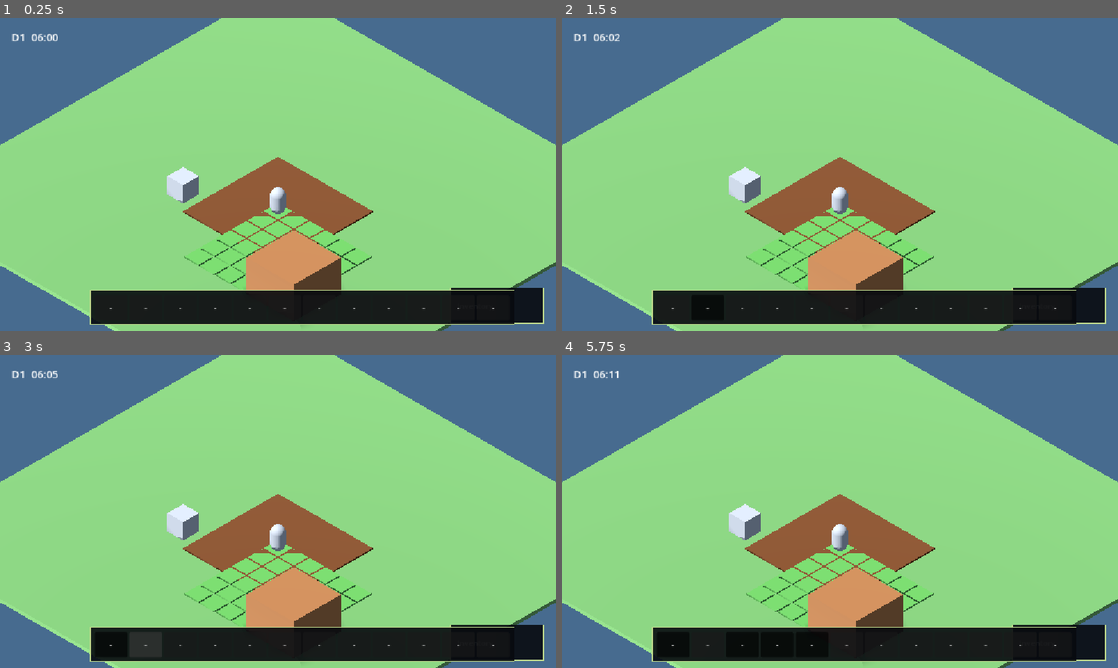
Above: before the commit, frames 1-4 (two rows, left to right).
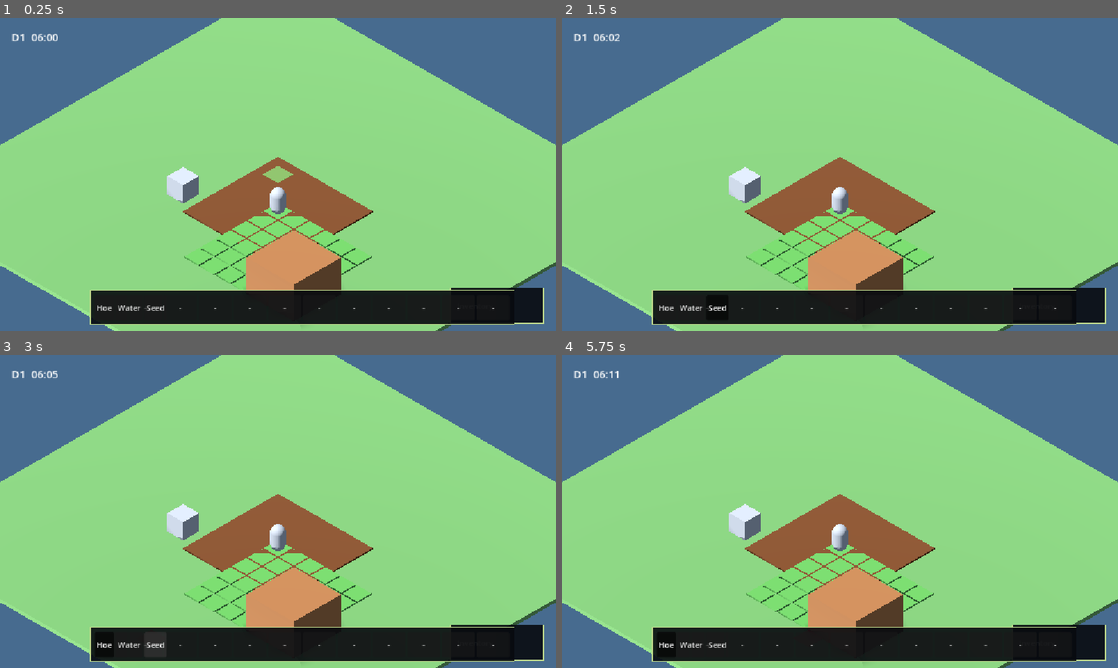
Above: after the commit, the same moments.

Repository: hoangarts1/nongtrai
Game: Godot game, scene res://scenes/main/main.tscn
Two runs of this game, one before a commit and one after it. Both use one fixed random seed, a clock stepped at 60 frames per second and the inputs below.
Inputs (mouse positions are in pixels of both pictures, inside the frame that each line leads up to):
- Up to frame 1 (0.25 s): no input
- Up to frame 2 (1.5 s): click (717, 309) at 0.5 s, where only the run after the commit has a clickable "Seed"; click "Inventory" at 1.25 s
- Up to frame 3 (3 s): click "-" at 2 s; click "-" at 2.75 s
- Up to frame 4 (5.75 s): click "-" at 3.5 s; click "-" at 4.25 s; click "-" at 5 s

The runs differ from the first frame. In frame 1, 0.3% of the frame differs, in the area x 17-53%, y 47-94%; in frame 2, 0.1%; in frame 3, 0.1%; in frame 4, 0.1%.

Commit message:
feat: add farm tool actions
Co-authored-by: Copilot <223556219+Copilot@users.noreply.github.com>

Diff:
--- /dev/null
+++ b/data/tools/hoe.tres
@@ -0,0 +1,9 @@
+[gd_resource type="Resource" script_class="ToolData" load_steps=2 format=3]
+
+[ext_resource type="Script" path="res://scripts/data/tool_data.gd" id="1_tool"]
+
+[resource]
+script = ExtResource("1_tool")
+tool_id = &"hoe"
+action_id = &"hoe"
+reach_cells = 2
--- /dev/null
+++ b/data/tools/watering_can.tres
@@ -0,0 +1,9 @@
+[gd_resource type="Resource" script_class="ToolData" load_steps=2 format=3]
+
+[ext_resource type="Script" path="res://scripts/data/tool_data.gd" id="1_tool"]
+
+[resource]
+script = ExtResource("1_tool")
+tool_id = &"watering_can"
+action_id = &"water"
+reach_cells = 2
--- a/localization/strings_en.csv
+++ b/localization/strings_en.csv
@@ -23,6 +23,9 @@
 UI_INV_BUTTON_ACTIVE,Inventory active
 UI_SLEEP_HINT,[E] Sleep
 UI_SLEEP_PENDING,Sleeping...
+UI_TOOL_HOE,Hoe
+UI_TOOL_WATER,Water
+UI_TOOL_SEED,Seed
 UI_INVENTORY_BUTTON_LABEL,Inventory
 UI_HOUSE_NEAR,Near home
 UI_HOUSE_FAR,Far from home
--- a/localization/strings_vi.csv
+++ b/localization/strings_vi.csv
@@ -23,6 +23,9 @@
 UI_INV_BUTTON_ACTIVE,Kho đồ đang mở
 UI_SLEEP_HINT,[E] Ngủ
 UI_SLEEP_PENDING,Đang ngủ...
+UI_TOOL_HOE,Cuốc
+UI_TOOL_WATER,Tưới
+UI_TOOL_SEED,Hạt
 UI_INVENTORY_BUTTON_LABEL,Kho đồ
 UI_HOUSE_NEAR,Nhà gần
 UI_HOUSE_FAR,Nhà xa
--- a/scenes/main/main.tscn
+++ b/scenes/main/main.tscn
@@ -7,6 +7,7 @@
 [ext_resource type="Script" path="res://scripts/view/inventory_panel.gd" id="5_inventory"]
 [ext_resource type="Script" path="res://scripts/view/hud_button_bar.gd" id="6_hud_bar"]
 [ext_resource type="Script" path="res://scripts/view/hotbar_panel.gd" id="7_hotbar"]
+[ext_resource type="Script" path="res://scripts/view/tool_action_controller.gd" id="8_tool"]
 
 [sub_resource type="StyleBoxFlat" id="Style_debug"]
 bg_color = Color(0.03, 0.04, 0.06, 0.94)
@@ -94,3 +95,6 @@
 offset_bottom = -18.0
 theme_override_styles/panel = SubResource("Style_hotbar")
 script = ExtResource("7_hotbar")
+
+[node name="ToolActionController" type="Node" parent="."]
+script = ExtResource("8_tool")
--- a/scripts/core/data_registry.gd
+++ b/scripts/core/data_registry.gd
@@ -3,6 +3,7 @@
 
 var _items: Dictionary = {}
 var _crops: Dictionary = {}
+var _tools: Dictionary = {}
 
 func _ready() -> void:
 	for item_data: Resource in [
@@ -14,9 +15,17 @@
 		preload("res://data/crops/turnip.tres")
 	]:
 		_crops[crop_data.get("crop_id")] = crop_data
+	for tool_data: Resource in [
+		preload("res://data/tools/hoe.tres"),
+		preload("res://data/tools/watering_can.tres")
+	]:
+		_tools[tool_data.get("tool_id")] = tool_data
 
 func get_item(item_id: StringName) -> Resource:
 	return _items.get(item_id) as Resource
 
 func get_crop(crop_id: StringName) -> Resource:
 	return _crops.get(crop_id) as Resource
+
+func get_tool(tool_id: StringName) -> Resource:
+	return _tools.get(tool_id) as Resource
--- /dev/null
+++ b/scripts/data/tool_data.gd
@@ -0,0 +1,8 @@
+## ToolData — data-only definition for a farm tool.
+class_name ToolData
+extends Resource
+
+@export var tool_id: StringName = &""
+@export var action_id: StringName = &""
+@export_range(1, 99) var reach_cells: int = 1
+@export var item_id: StringName = &""
--- /dev/null
+++ b/scripts/domain/tool_action.gd
@@ -0,0 +1,27 @@
+## ToolAction — pure farm action dispatcher for the MVP tools.
+## API:
+##   static func is_in_reach(player_cell: Vector2i, target_cell: Vector2i, reach_cells: int) -> bool
+##   static func apply(tool_id: StringName, farm_state: FarmGridState, cell: Vector2i, crop_id: StringName) -> bool
+class_name ToolAction
+extends RefCounted
+
+static func is_in_reach(player_cell: Vector2i, target_cell: Vector2i, reach_cells: int) -> bool:
+	if reach_cells < 0:
+		return false
+	return maxi(absi(player_cell.x - target_cell.x), absi(player_cell.y - target_cell.y)) <= reach_cells
+
+static func apply(
+	tool_id: StringName,
+	farm_state: FarmGridState,
+	cell: Vector2i,
+	crop_id: StringName
+) -> bool:
+	match tool_id:
+		&"hoe":
+			return farm_state.till_cell(cell)
+		&"water":
+			return farm_state.water_cell(cell)
+		&"seed":
+			return farm_state.plant_crop(cell, crop_id)
+		_:
+			return false
--- a/scripts/view/farm_view.gd
+++ b/scripts/view/farm_view.gd
@@ -12,6 +12,7 @@
 var _farm_state: FarmGridState
 var _cells: Dictionary = {}
 var _crops: Dictionary = {}
+var _highlight: MeshInstance3D
 
 func _ready() -> void:
 	_build_grid()
@@ -52,7 +53,35 @@
 			crop.visible = false
 			add_child(crop)
 			_crops[cell] = crop
+	_highlight = MeshInstance3D.new()
+	_highlight.name = "TargetHighlight"
+	var highlight_mesh: BoxMesh = BoxMesh.new()
+	highlight_mesh.size = Vector3(cell_size * 0.96, 0.02, cell_size * 0.96)
+	_highlight.mesh = highlight_mesh
+	_highlight.visible = false
+	add_child(_highlight)
 	_render_all()
+
+func set_hovered_cell(cell: Vector2i, visible: bool, in_reach: bool) -> void:
+	if _highlight == null:
+		return
+	_highlight.visible = visible
+	if not visible:
+		return
+	_highlight.position = GridMath.cell_to_world(cell) + Vector3(0.0, 0.10, 0.0)
+	var material: StandardMaterial3D = StandardMaterial3D.new()
+	material.albedo_color = Color(0.35, 0.90, 0.30, 0.65) if in_reach else Color(0.90, 0.25, 0.20, 0.65)
+	material.transparency = BaseMaterial3D.TRANSPARENCY_ALPHA
+	_highlight.material_override = material
+
+func is_target_highlight_visible() -> bool:
+	return _highlight != null and _highlight.visible
+
+func is_target_in_reach() -> bool:
+	if _highlight == null or not _highlight.visible:
+		return false
+	var material: Material = _highlight.material_override
+	return material != null and (material as StandardMaterial3D).albedo_color.g > 0.5
 
 func _render_all() -> void:
 	for cell: Vector2i in _cells.keys():
--- a/scripts/view/hotbar_panel.gd
+++ b/scripts/view/hotbar_panel.gd
@@ -9,6 +9,7 @@
 
 var _inventory
 var _slot_row: HBoxContainer
+var _tool_row: HBoxContainer
 var _selected_slot_index: int = -1
 
 func _ready() -> void:
@@ -38,6 +39,20 @@
 	_slot_row.name = "HBoxContainer"
 	_slot_row.add_theme_constant_override("separation", 4)
 	margin.add_child(_slot_row)
+	_tool_row = HBoxContainer.new()
+	_tool_row.name = "ToolRow"
+	_tool_row.add_theme_constant_override("separation", 4)
+	margin.add_child(_tool_row)
+
+func register_tool(tool_id: StringName, label: String, callback: Callable) -> Button:
+	var button: Button = Button.new()
+	button.name = "Tool_%s" % tool_id
+	button.text = label
+	button.toggle_mode = true
+	button.mouse_filter = Control.MOUSE_FILTER_STOP
+	button.pressed.connect(callback)
+	_tool_row.add_child(button)
+	return button
 
 func _on_inventory_changed(_slots: Array[Dictionary]) -> void:
 	_render_slots()
--- a/scripts/view/main.gd
+++ b/scripts/view/main.gd
@@ -7,6 +7,7 @@
 @onready var hud_button_bar = $HudButtonBar
 @onready var hotbar_panel = $HotbarPanel
 @onready var farm_view: Node3D = $GrayBoxWorld/FarmView
+@onready var tool_controller: Node = $ToolActionController
 var inventory
 var farm_state: FarmGridState
 
@@ -19,6 +20,10 @@
 	inventory_panel.configure(inventory, world.player)
 	hotbar_panel.configure(inventory)
 	farm_view.call("configure", farm_state)
+	tool_controller.configure(world, farm_state, inventory, farm_view, world.player, inventory_panel, debug_menu)
+	hotbar_panel.register_tool(&"hoe", tr("UI_TOOL_HOE"), func() -> void: tool_controller.select_tool(&"hoe"))
+	hotbar_panel.register_tool(&"watering_can", tr("UI_TOOL_WATER"), func() -> void: tool_controller.select_tool(&"watering_can"))
+	hotbar_panel.register_tool(&"seed", tr("UI_TOOL_SEED"), tool_controller.select_seed)
 	debug_menu.configure_inventory(inventory)
 	var _inventory_button: Button = hud_button_bar.register_button(
 		&"inventory",
--- /dev/null
+++ b/scripts/view/tool_action_controller.gd
@@ -0,0 +1,86 @@
+## ToolActionController — connects hotbar tools, mouse targeting and farm actions.
+class_name ToolActionController
+extends Node
+
+var _world: GrayBoxWorld
+var _farm_state: FarmGridState
+var _inventory: InventoryState
+var _farm_view: Node
+var _player: Player
+var _inventory_panel: InventoryPanel
+var _debug_menu: DebugMenu
+var _selected_tool: StringName = &"hoe"
+var _selected_crop: StringName = &"turnip"
+var _hovered_cell: Vector2i
+var _hovered_valid: bool = false
+
+func configure(
+	world: GrayBoxWorld,
+	farm_state: FarmGridState,
+	inventory: InventoryState,
+	farm_view: Node,
+	player: Player,
+	inventory_panel: InventoryPanel,
+	debug_menu: DebugMenu
+) -> void:
+	_world = world
+	_farm_state = farm_state
+	_inventory = inventory
+	_farm_view = farm_view
+	_player = player
+	_inventory_panel = inventory_panel
+	_debug_menu = debug_menu
+
+func select_tool(tool_id: StringName) -> void:
+	var tool_data: Resource = DataRegistry.get_tool(tool_id)
+	if tool_data == null:
+		return
+	_selected_tool = tool_data.get("action_id")
+
+func select_seed() -> void:
+	_selected_tool = &"seed"
+
+func get_selected_tool() -> StringName:
+	return _selected_tool
+
+func _process(_delta: float) -> void:
+	if _world == null or _farm_view == null:
+		return
+	var cell_variant: Variant = _world.pick_cell(get_viewport().get_mouse_position())
+	if cell_variant == null:
+		_farm_view.call("set_hovered_cell", Vector2i.ZERO, false, false)
+		_hovered_valid = false
+		return
+	_hovered_cell = cell_variant as Vector2i
+	var reach: int = _reach_for_selected_tool()
+	var player_cell: Vector2i = GridMath.world_to_cell(_player.global_position)
+	_hovered_valid = ToolAction.is_in_reach(player_cell, _hovered_cell, reach)
+	_farm_view.call("set_hovered_cell", _hovered_cell, true, _hovered_valid)
+
+func _unhandled_input(event: InputEvent) -> void:
+	if not event.is_action_pressed("use_tool"):
+		return
+	if not _hovered_valid or _is_input_locked():
+		return
+	_use_selected_tool()
+
+func _use_selected_tool() -> void:
+	var crop_id: StringName = _selected_crop
+	if _selected_tool == &"seed":
+		if not _inventory.has_item(&"turnip_seed", 1):
+			return
+		if not ToolAction.apply(_selected_tool, _farm_state, _hovered_cell, crop_id):
+			return
+		_inventory.remove_item(&"turnip_seed", 1)
+		return
+	ToolAction.apply(_selected_tool, _farm_state, _hovered_cell, &"")
+
+func _reach_for_selected_tool() -> int:
+	var tool_id: StringName = &"hoe" if _selected_tool == &"hoe" else &"watering_can"
+	var tool_data: Resource = DataRegistry.get_tool(tool_id)
+	if tool_data == null:
+		return 0
+	return int(tool_data.get("reach_cells"))
+
+func _is_input_locked() -> bool:
+	return GameClock.is_sleeping() or _inventory_panel.visible or _debug_menu.visible
--- /dev/null
+++ b/tests/unit/test_tool_action.gd
@@ -0,0 +1,24 @@
+extends GutTest
+
+func test_tool_action_tills_waters_and_seeds_only_in_reach() -> void:
+	var farm: FarmGridState = preload("res://scripts/domain/farm_grid_state.gd").new()
+	var cell: Vector2i = Vector2i(1, 0)
+	assert_true(ToolAction.is_in_reach(Vector2i.ZERO, cell, 1))
+	assert_false(ToolAction.is_in_reach(Vector2i.ZERO, Vector2i(3, 0), 1))
+	assert_true(ToolAction.apply(&"hoe", farm, cell, &""))
+	assert_true(ToolAction.apply(&"seed", farm, cell, &"turnip"))
+	assert_true(ToolAction.apply(&"water", farm, cell, &""))
+
+func test_target_highlight_is_visible_and_uses_reach_state() -> void:
+	var scene: PackedScene = preload("res://scenes/main/main.tscn")
+	var main: Node = scene.instantiate()
+	get_tree().root.add_child(main)
+	await get_tree().process_frame
+	var farm_view: Node = main.get_node("GrayBoxWorld/FarmView")
+	farm_view.call("set_hovered_cell", Vector2i(1, 0), true, true)
+	assert_true(bool(farm_view.call("is_target_highlight_visible")))
+	assert_true(bool(farm_view.call("is_target_in_reach")))
+	farm_view.call("set_hovered_cell", Vector2i(4, 0), true, false)
+	assert_true(bool(farm_view.call("is_target_highlight_visible")))
+	assert_false(bool(farm_view.call("is_target_in_reach")))
+	main.queue_free()
--- a/tools/validate_data.gd
+++ b/tools/validate_data.gd
@@ -20,7 +20,10 @@
 	"UI_INV_BUTTON",
 	"UI_INV_BUTTON_TOOLTIP",
 	"UI_SLEEP_HINT",
-	"UI_SLEEP_PENDING"
+	"UI_SLEEP_PENDING",
+	"UI_TOOL_HOE",
+	"UI_TOOL_WATER",
+	"UI_TOOL_SEED"
 ]
 
 func _init() -> void:
Not shown, changed: docs/API_INDEX.md
Not shown, changed: docs/PROGRESS.md
